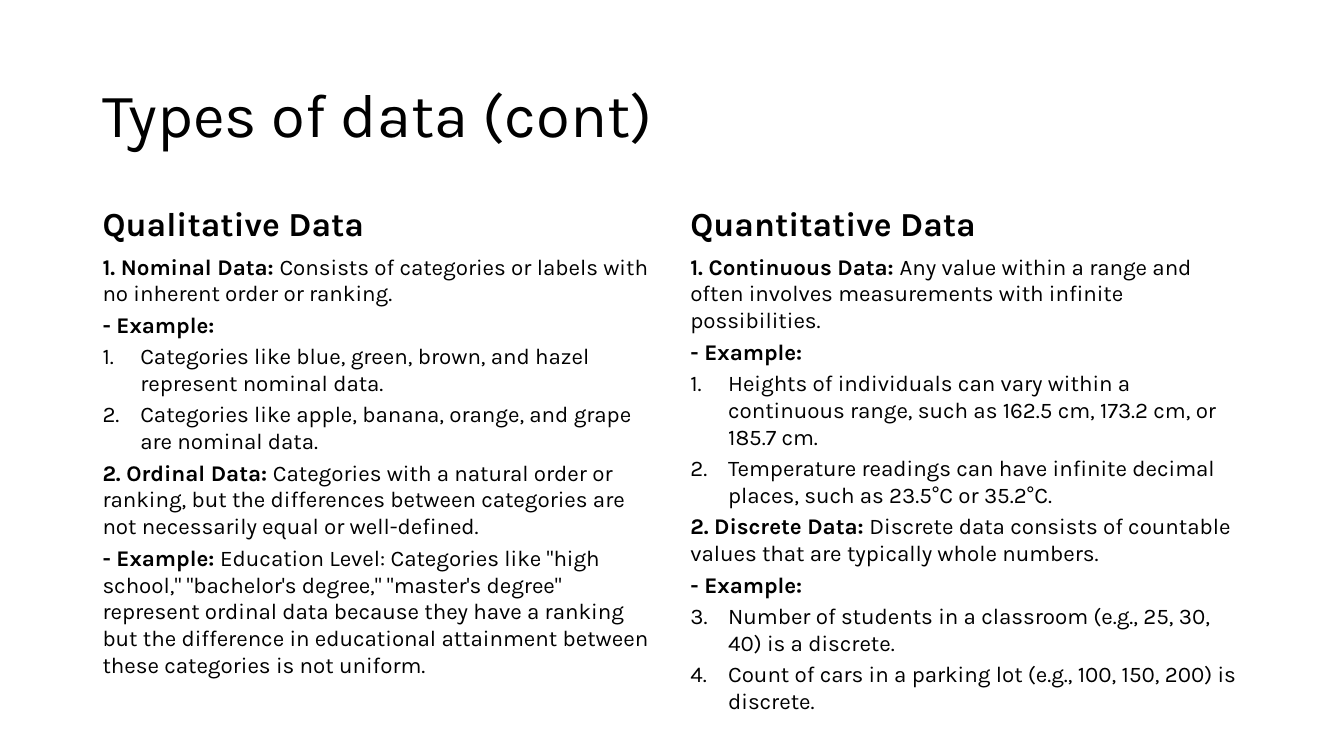
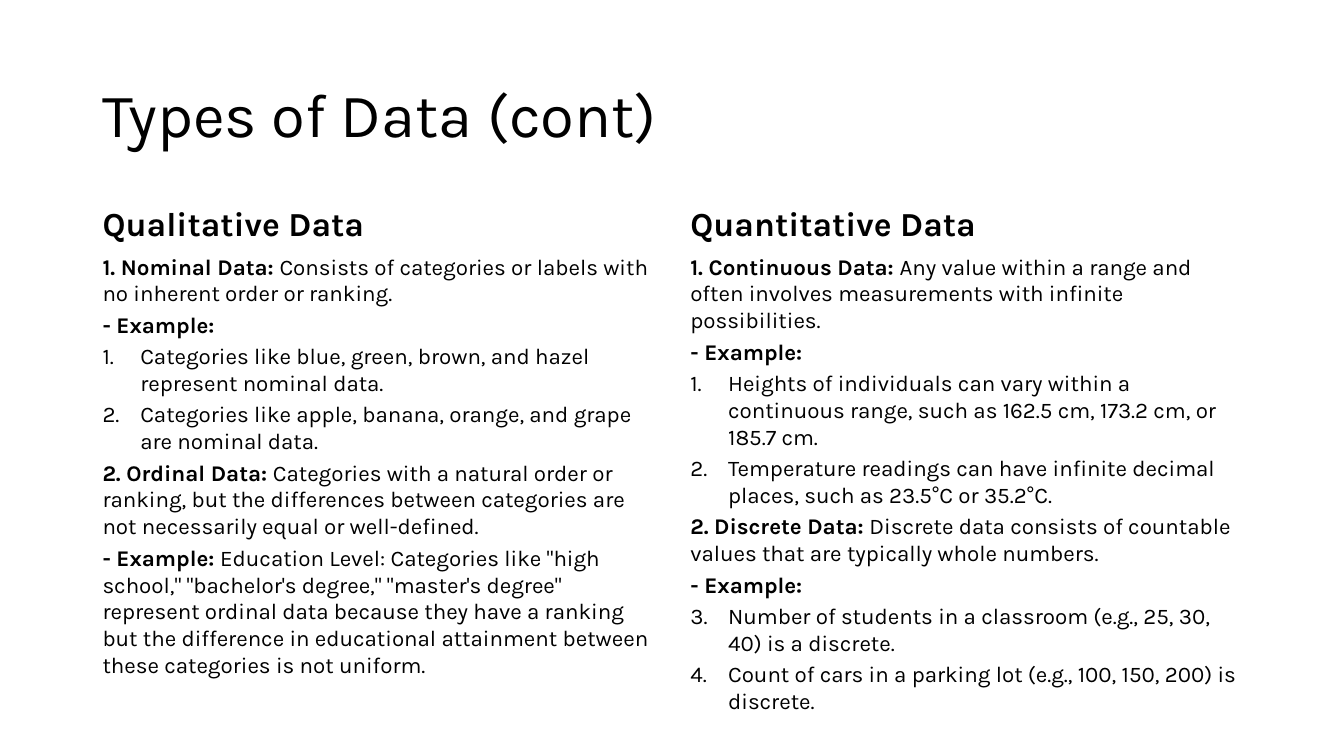
Before and after one commit to kershrita/Data-Science-Roadmap, a slide deck: slide 11 of slides/Session 02 - Introduction to Statistics.pptx (slide 8 before the commit). Drawn at 1344x756 pixels with LibreOffice and Linux fonts; fonts in the diff are those of the drawing. Boxes give left, top, right and bottom in pixels: in the first picture for what was removed or moved away, otherwise in the second. Text is boxed around its words. In the diff, an @@ line names an element or a change of style, - is before the commit and + after.

```diff
--- a/slides/Session 02 - Introduction to Statistics.pptx
+++ b/slides/Session 02 - Introduction to Statistics.pptx
@@ title at [103, 92, 656, 152]: text changed @@
-Types of data (cont)
+Types of Data (cont)
```
Also in this commit, not shown: 8 other slides changed, 23 slides added, 2 slides removed.
